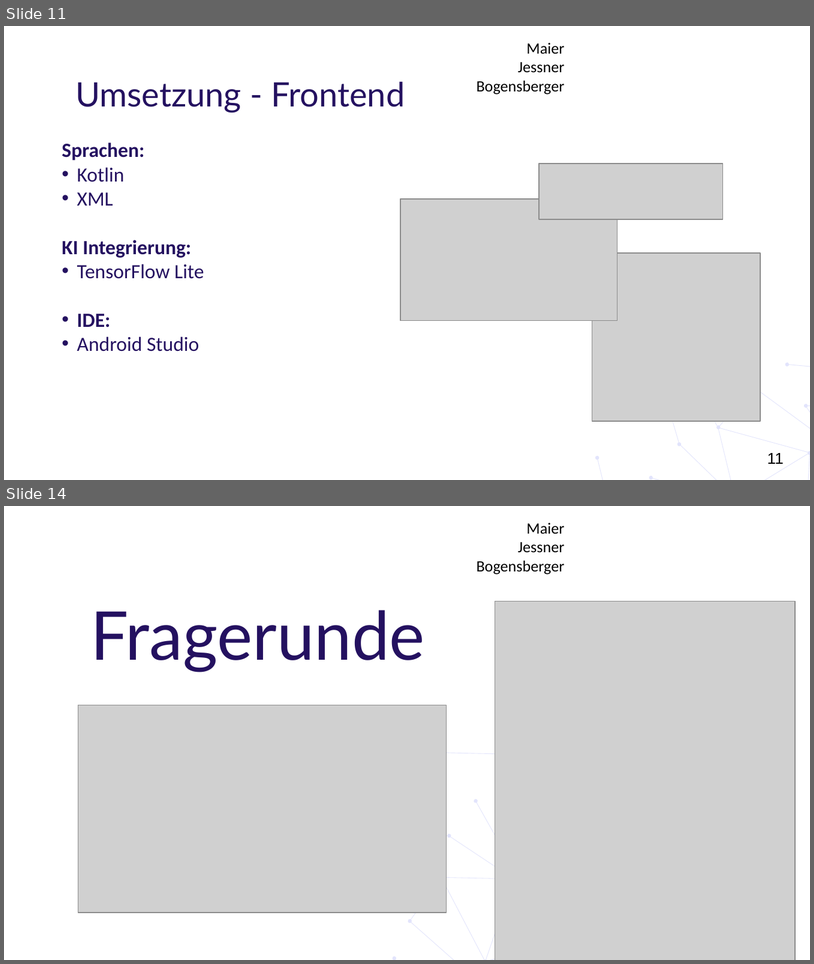
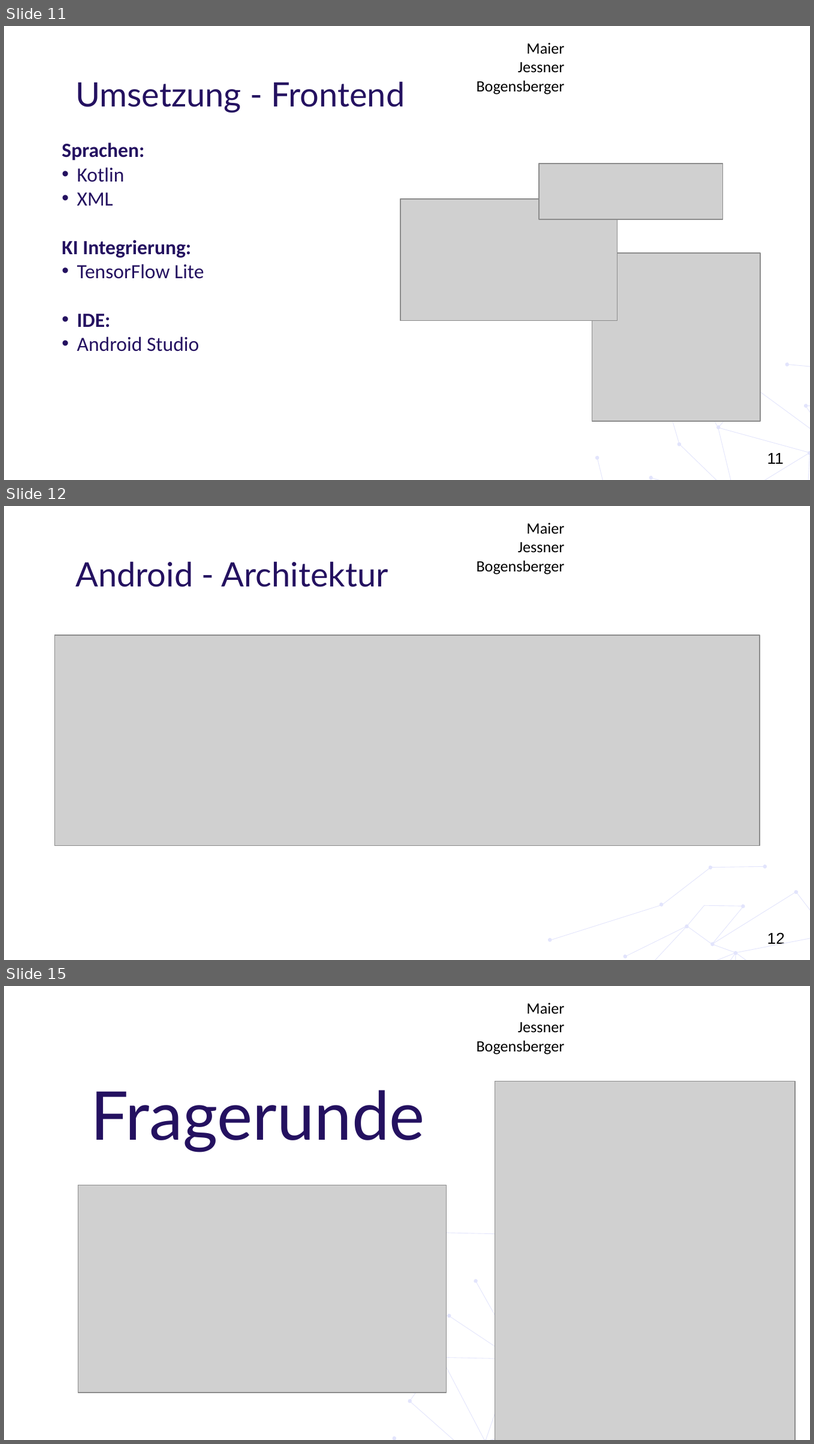
Before and after one commit to huthuthiddeli/DermaAI, a slide deck: documents/DA11_DermaAI_Präsentation2.pptx. Shown one above the other, each under a label of ours: slides 11 and 14 before the commit, slides 11, 12 and 15 after it; the slides between them are not shown. The pictures are 814x964 and 814x1444 pixels, drawn with LibreOffice and Linux fonts; fonts in the diff are those of the drawing; grey boxes stand for pictures; background and template pictures are left out. Boxes give left, top, right and bottom in pixels: in the first picture for what was removed or moved away, otherwise in the second. Text is boxed around its words. In the diff, an @@ line names an element or a change of style, - is before the commit and + after.

```diff
--- a/documents/DA11_DermaAI_Präsentation2.pptx
+++ b/documents/DA11_DermaAI_Präsentation2.pptx
@@ slide 12 added at bbox=[4, 506, 810, 960], background #FFFFFF; not listed: 2 template elements that a slide beside it also shows @@
@@ title added at bbox=[75, 561, 389, 587], 30 pt, text #241160 @@
+Android - Architektur
@@ picture added at bbox=[55, 635, 759, 846] @@
@@ freeform shape added at bbox=[548, 848, 767, 957], fill #E2E4FC @@
@@ freeform shape added at bbox=[600, 877, 810, 960], fill #E2E4FC @@
@@ what was slide 14 is now slide 15 @@
```
Also in this commit, not shown: 4 slides changed, 1 other slide added, 1 slide removed, 2 other files.
